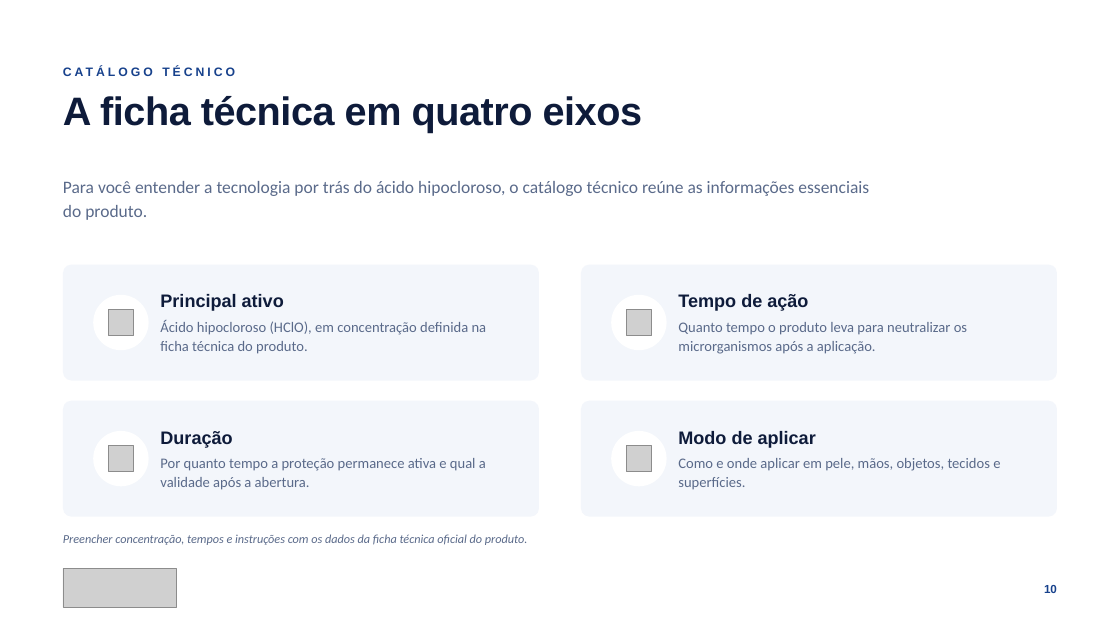
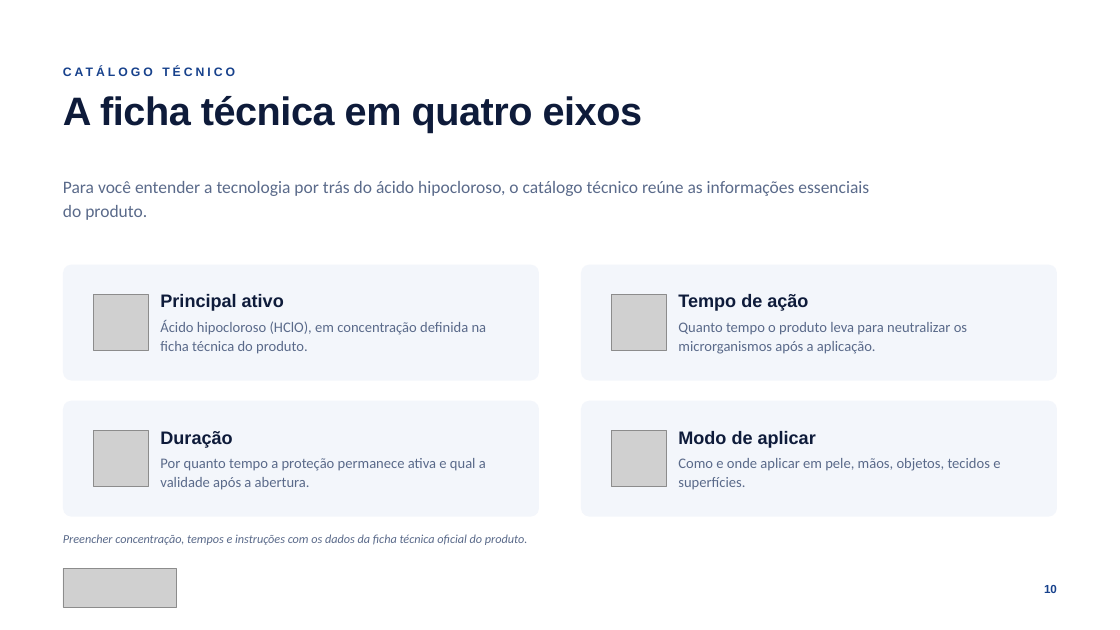
Before and after one commit to eglisbandeira40/Victor, a slide deck: slide 10 of apresentacao/Acido-Hipocloroso-Apresentacao.pptx. Drawn at 1120x630 pixels with LibreOffice and Linux fonts; fonts in the diff are those of the drawing; grey boxes stand for pictures. Boxes give left, top, right and bottom in pixels: in the first picture for what was removed or moved away, otherwise in the second. Text is boxed around its words. In the diff, an @@ line names an element or a change of style, - is before the commit and + after.

```diff
--- a/apresentacao/Acido-Hipocloroso-Apresentacao.pptx
+++ b/apresentacao/Acido-Hipocloroso-Apresentacao.pptx
@@ ellipse removed at <box>93,295,149,350</box> @@
@@ picture added at <box>93,295,149,350</box> @@
@@ ellipse removed at <box>612,295,667,350</box> @@
@@ picture added at <box>612,295,667,350</box> @@
@@ picture removed at <box>108,310,134,335</box> @@
@@ picture removed at <box>626,310,651,335</box> @@
@@ ellipse removed at <box>93,431,149,486</box> @@
@@ picture added at <box>93,431,149,486</box> @@
@@ picture removed at <box>108,446,134,471</box> @@
@@ ellipse removed at <box>612,431,667,486</box> @@
@@ picture added at <box>612,431,667,486</box> @@
@@ picture removed at <box>626,446,651,471</box> @@
```
Also in this commit, not shown: 9 other slides changed, 3 other files.
